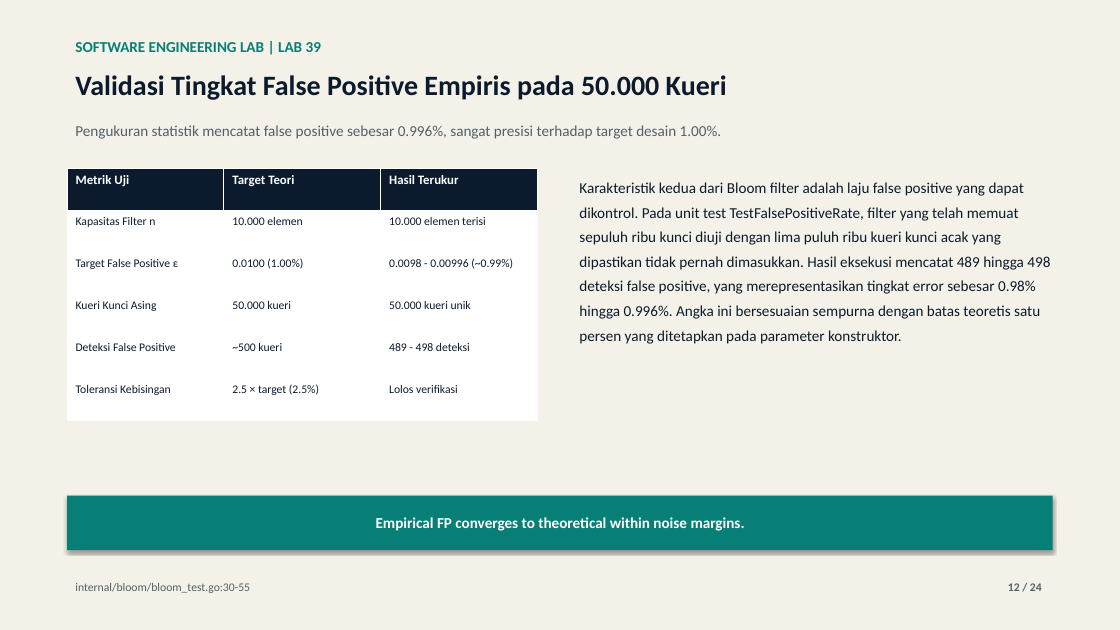
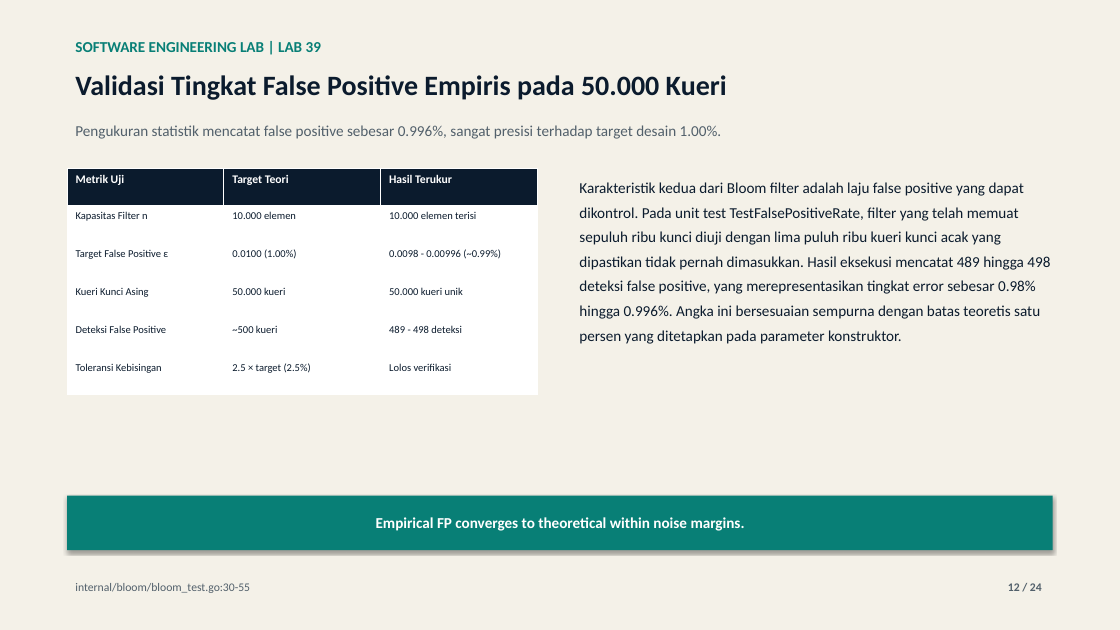
Before and after one commit to lukman-ss/software-engineering-lab, a slide deck: slide 12 of labs/39-bloom-filters/result/linkedin/lab-39-bloom-filters-carousel.pptx. Drawn at 1120x630 pixels with LibreOffice and Linux fonts; fonts in the diff are those of the drawing. Boxes give left, top, right and bottom in pixels: in the first picture for what was removed or moved away, otherwise in the second. Text is boxed around its words. In the diff, an @@ line names an element or a change of style, - is before the commit and + after.

```diff
--- a/labs/39-bloom-filters/result/linkedin/lab-39-bloom-filters-carousel.pptx
+++ b/labs/39-bloom-filters/result/linkedin/lab-39-bloom-filters-carousel.pptx
@@ table at [67,168,539,395] @@
@@ size 11 to 10 pt in "Metrik Uji", "Target Teori", "Hasil Terukur" @@
@@ size 10 to 9 pt in "Kapasitas Filter n", "10.000 elemen", "10.000 elemen terisi", "Target False Positive ε" and 11 more places @@
```
Also in this commit, not shown: 6 other slides changed, 31 other files.
